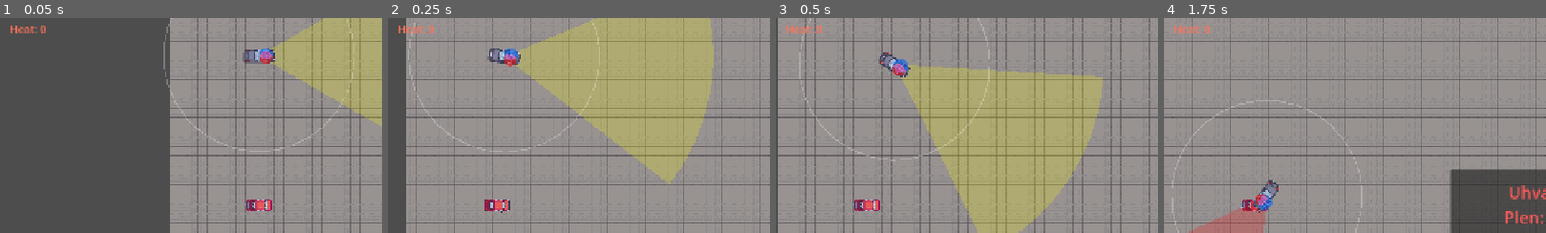
Above: before the commit, frames 1-4 (left to right).
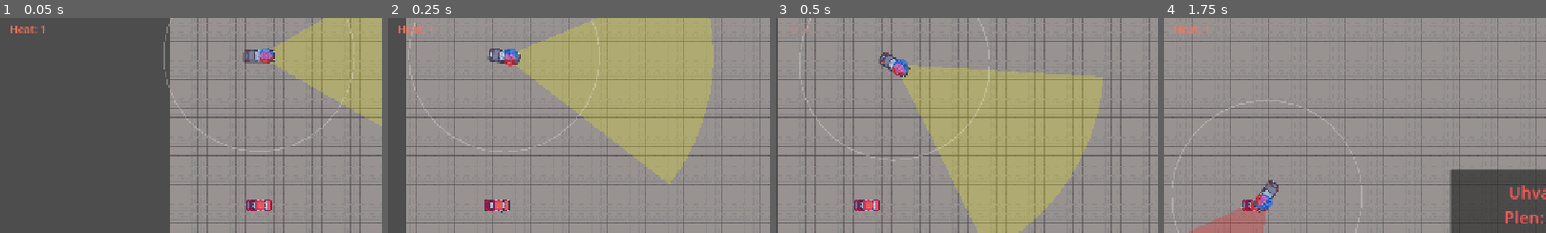
Above: after the commit, the same moments.

Repository: Gubari/Getaway-Racing
Game: Godot game, scene res://scenes/main/main.tscn
The game is run twice, just before and just after one commit, with the same random seed, the same clock (stepped at 60 frames per second) and the same inputs.
Inputs:
- Up to frame 1 (0.05 s): no input
- Up to frame 2 (0.25 s): no input
- Up to frame 3 (0.5 s): no input
- Up to frame 4 (1.75 s): hold D (steer_right) 0.53-1.28 s; tap W (gas) at 0.6, 1.35 s; hold S (brake) from 1.28 s (still down)
The pictures show only the part of the screen within x 0-50%, y 6-56%; the shares and areas given below are measured in that part.

The runs differ from the first frame. In frame 1, less than 0.1% of the frame differs, in the area x 10-12%, y 3-8%; in frame 2, less than 0.1%; in frame 3, 0.2%, in the area x 2-12%, y 3-8%; in frame 4, less than 0.1%.

Commit message:
Heat sistem

Diff:
--- a/scenes/levels/city.gd
+++ b/scenes/levels/city.gd
@@ -4,6 +4,12 @@
 
 @export_group("Heist")
 @export var starting_loot: float = 100_000.0
+
+@export_group("Heat")
+## Max broj vozila u poteri za heat 1/2/3. Preko tier 3 -> heat 4.
+@export var heat_tier_1_max_cars: int = 3
+@export var heat_tier_2_max_cars: int = 6
+@export var heat_tier_3_max_cars: int = 9
 
 @export var arena_rect: Rect2 = Rect2(0, 0, 2048, 2048)
 @export var player_spawn: Vector2 = Vector2(150, 450)
@@ -18,6 +24,9 @@
 func get_starting_loot() -> float:
 	return starting_loot
 
+func get_heat_tier_maxes() -> Vector3i:
+	return Vector3i(heat_tier_1_max_cars, heat_tier_2_max_cars, heat_tier_3_max_cars)
+
 func get_arena_rect() -> Rect2:
 	return arena_rect
 
--- a/scenes/levels/test_track.gd
+++ b/scenes/levels/test_track.gd
@@ -6,6 +6,11 @@
 
 @export_group("Heist")
 @export var starting_loot: float = 100_000.0
+
+@export_group("Heat")
+@export var heat_tier_1_max_cars: int = 3
+@export var heat_tier_2_max_cars: int = 6
+@export var heat_tier_3_max_cars: int = 9
 
 const WALL_RECTS: Array[Rect2] = [
 	Rect2(50, 50, 1300, 40),
@@ -28,6 +33,9 @@
 
 func get_starting_loot() -> float:
 	return starting_loot
+
+func get_heat_tier_maxes() -> Vector3i:
+	return Vector3i(heat_tier_1_max_cars, heat_tier_2_max_cars, heat_tier_3_max_cars)
 
 func get_arena_rect() -> Rect2:
 	return ARENA
--- a/scenes/main/main.gd
+++ b/scenes/main/main.gd
@@ -10,10 +10,30 @@
 func _ready() -> void:
 	_setup_spawns()
 	_setup_camera()
+	_setup_run()
+
+func _setup_run() -> void:
 	var starting_loot := 100_000.0
 	if _level.has_method("get_starting_loot"):
 		starting_loot = _level.get_starting_loot()
+	if _level.has_method("get_heat_tier_maxes"):
+		var tiers: Vector3i = _level.get_heat_tier_maxes()
+		GameState.configure_heat_tiers(tiers.x, tiers.y, tiers.z)
+	else:
+		GameState.configure_heat_tiers(3, 6, 9)
 	GameState.start_run(starting_loot)
+
+func _process(_delta: float) -> void:
+	if not GameState.is_running:
+		return
+	var pursuit_count := 0
+	var searching_count := 0
+	for node in get_tree().get_nodes_in_group(Constants.GROUP_POLICE):
+		if node.has_method("is_searching") and node.is_searching():
+			searching_count += 1
+		if node.has_method("is_actively_pursuing") and node.is_actively_pursuing():
+			pursuit_count += 1
+	GameState.update_heat_from_police(pursuit_count, searching_count)
 
 func _setup_spawns() -> void:
 	if _level.has_method("get_player_spawn"):
--- a/scenes/main/main.tscn
+++ b/scenes/main/main.tscn
@@ -19,6 +19,9 @@
 
 [node name="City" parent="." unique_id=385713939 instance=ExtResource("2_hujxm")]
 starting_loot = 1200000.0
+heat_tier_1_max_cars = 2
+heat_tier_2_max_cars = 3
+heat_tier_3_max_cars = 5
 
 [node name="NavRegion" parent="." unique_id=1762320978 instance=ExtResource("9")]
 
--- a/scenes/police/police.gd
+++ b/scenes/police/police.gd
@@ -240,7 +240,6 @@
 	if can_see:
 		state = State.CHASE   # cim te spaze -> instant CHASE
 		return
-	GameState.add_heat(-15.0 * delta)   # heat opada
 	_move(delta, return_speed)
 	# lagano krstari po zoni - nije aktivna potera, ali nije ni mrtav
 	if _arrived() or _is_stuck(delta):
@@ -315,6 +314,12 @@
 
 func is_returning() -> bool:
 	return state == State.RETURNING
+
+func is_searching() -> bool:
+	return state == State.SEARCHING
+
+func is_actively_pursuing() -> bool:
+	return state == State.CHASE or state == State.SEARCHING
 
 # --- VIZUELNI KONUS (ziri mora da vidi "kad me vide") ---
 func _draw() -> void:
--- a/scenes/ui/hud.gd
+++ b/scenes/ui/hud.gd
@@ -12,20 +12,36 @@
 @onready var _blocked_label: Label = $Control/BlockedPanel/MarginContainer/BlockedLabel
 
 var _blocked_hide_left: float = 0.0
+var _heat_display_level: int = 0
+var _heat_blink_active: bool = false
+var _heat_blink_timer: float = 0.0
+
+const _HEAT_BLINK_INTERVAL := 0.35
 
 func _ready() -> void:
 	GameState.loot_changed.connect(_on_loot_changed)
 	GameState.heat_changed.connect(_on_heat_changed)
+	GameState.heat_blink_changed.connect(_on_heat_blink_changed)
 	GameState.game_won.connect(_on_game_won)
 	GameState.game_over.connect(_on_game_over)
 	GameState.garage_blocked.connect(_on_garage_blocked)
 	_on_loot_changed(GameState.loot_amount)
-	_on_heat_changed(GameState.heat)
+	_on_heat_changed(GameState.heat_level)
+	_on_heat_blink_changed(GameState.heat_blink_active)
 	_win_panel.visible = false
 	_game_over_panel.visible = false
 	_blocked_panel.visible = false
 
 func _process(delta: float) -> void:
+	if _heat_blink_active and GameState.is_running:
+		_heat_blink_timer += delta
+		var blink_on := int(_heat_blink_timer / _HEAT_BLINK_INTERVAL) % 2 == 0
+		_heat_label.modulate = Color(1.0, 1.0, 1.0, 1.0 if blink_on else 0.2)
+	else:
+		_heat_blink_timer = 0.0
+		if _heat_label.modulate.a != 1.0:
+			_heat_label.modulate = Color.WHITE
+
 	if _blocked_hide_left <= 0.0:
 		return
 	_blocked_hide_left = maxf(0.0, _blocked_hide_left - delta)
@@ -35,8 +51,14 @@
 func _on_loot_changed(value: float) -> void:
 	_loot_label.text = "Plen: %s" % GameState.format_loot(value)
 
-func _on_heat_changed(value: float) -> void:
-	_heat_label.text = "Heat: %d" % roundi(value)
+func _on_heat_changed(level: int) -> void:
+	_heat_display_level = level
+	_heat_label.text = "Heat: %d" % _heat_display_level
+
+func _on_heat_blink_changed(active: bool) -> void:
+	_heat_blink_active = active
+	if not active:
+		_heat_label.modulate = Color.WHITE
 
 func _on_game_won() -> void:
 	_win_label.text = "Pobeda!\nPlen: %s" % GameState.format_loot(GameState.loot_amount)
--- a/scripts/game_state.gd
+++ b/scripts/game_state.gd
@@ -11,8 +11,14 @@
 # ------------------------------------------------------------------
 var starting_loot: float = 100_000.0  # postavlja level pre start_run()
 var loot_amount: float = 100_000.0    # trenutni plen u novcu
-var heat: float = 0.0             # nivo uzbune (za balans heat ritma)
+var heat_level: int = 0               # 0 = mir, 1-4 = vise policije u poteri
+var heat_blink_active: bool = false   # true kad bar jedna policija pretrazuje (SEARCHING)
 var is_running: bool = false      # da li trka trenutno traje
+
+# Pragovi broja vozila u CHASE/SEARCHING -> heat nivo (podesava level).
+var _heat_tier_1_max: int = 3
+var _heat_tier_2_max: int = 6
+var _heat_tier_3_max: int = 9
 
 # ------------------------------------------------------------------
 # SIGNALI: dogadjaji vozila        (EMITUJE: A)
@@ -35,7 +41,8 @@
 # SIGNALI: stanje igre / statovi   (EMITUJE: GameState)
 # ------------------------------------------------------------------
 signal loot_changed(value: float)    # D slusa za HUD (apsolutni iznos)
-signal heat_changed(value: float)
+signal heat_changed(level: int)    # 0-4, D slusa za HUD
+signal heat_blink_changed(active: bool)  # treperi kad je policija u SEARCHING
 signal game_won
 signal game_over
 
@@ -57,10 +64,43 @@
 func start_run(heist_starting_loot: float = 100_000.0) -> void:
 	starting_loot = maxf(0.0, heist_starting_loot)
 	loot_amount = starting_loot
-	heat = 0.0
+	heat_level = 0
+	heat_blink_active = false
 	is_running = true
 	loot_changed.emit(loot_amount)
-	heat_changed.emit(heat)
+	heat_changed.emit(heat_level)
+	heat_blink_changed.emit(heat_blink_active)
+
+func update_heat_from_police(pursuit_count: int, searching_count: int) -> void:
+	set_heat_from_pursuit_count(pursuit_count)
+	var blink := searching_count > 0
+	if blink == heat_blink_active:
+		return
+	heat_blink_active = blink
+	heat_blink_changed.emit(heat_blink_active)
+
+func configure_heat_tiers(tier_1_max_cars: int, tier_2_max_cars: int, tier_3_max_cars: int) -> void:
+	_heat_tier_1_max = maxi(1, tier_1_max_cars)
+	_heat_tier_2_max = maxi(_heat_tier_1_max, tier_2_max_cars)
+	_heat_tier_3_max = maxi(_heat_tier_2_max, tier_3_max_cars)
+
+func set_heat_from_pursuit_count(pursuit_count: int) -> void:
+	var level := 0
+	if pursuit_count <= 0:
+		level = 0
+	elif pursuit_count <= _heat_tier_1_max:
+		level = 1
+	elif pursuit_count <= _heat_tier_2_max:
+		level = 2
+	elif pursuit_count <= _heat_tier_3_max:
+		level = 3
+	else:
+		level = 4
+
+	if level == heat_level:
+		return
+	heat_level = level
+	heat_changed.emit(heat_level)
 
 func lose_loot_percent(percent: float) -> void:
 	lose_loot(starting_loot * percent / 100.0)
@@ -85,9 +125,8 @@
 		return "%.1fk" % thousands
 	return str(rounded)
 
-func add_heat(amount: float) -> void:
-	heat = clampf(heat + amount, 0.0, 100.0)
-	heat_changed.emit(heat)
+func add_heat(_amount: float) -> void:
+	pass  # zastarelo: heat sada dolazi od broja policije u poteri
 
 func reach_base() -> void:   # pozovi kad igrac stigne do baze
 	is_running = false
